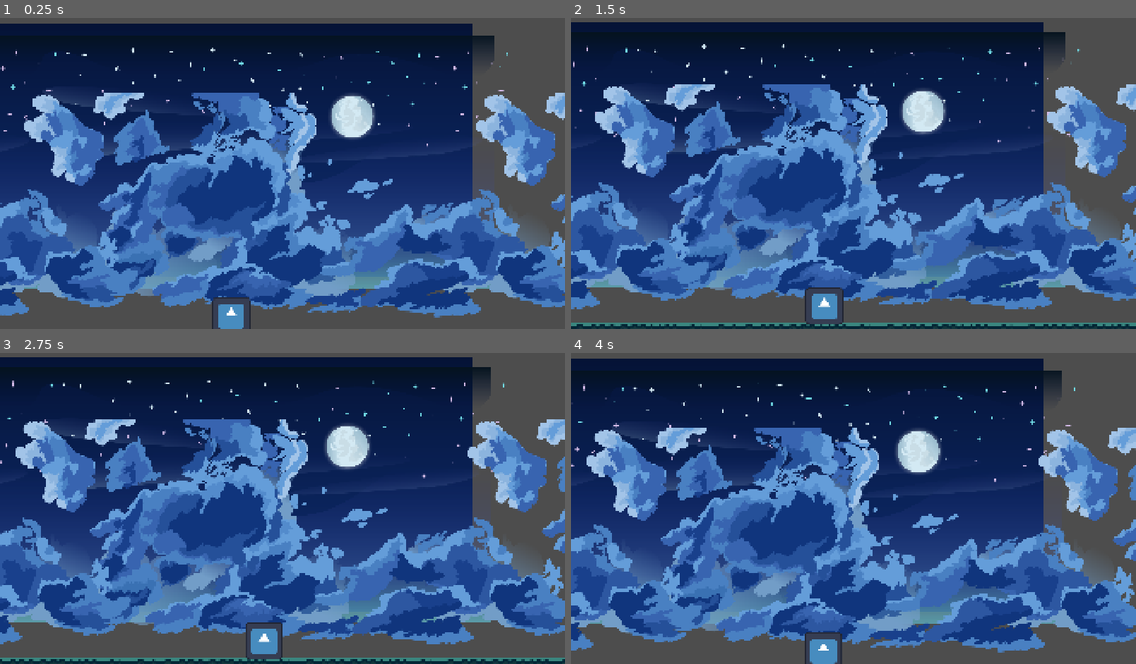
Above: before the commit, frames 1-4 (two rows, left to right).
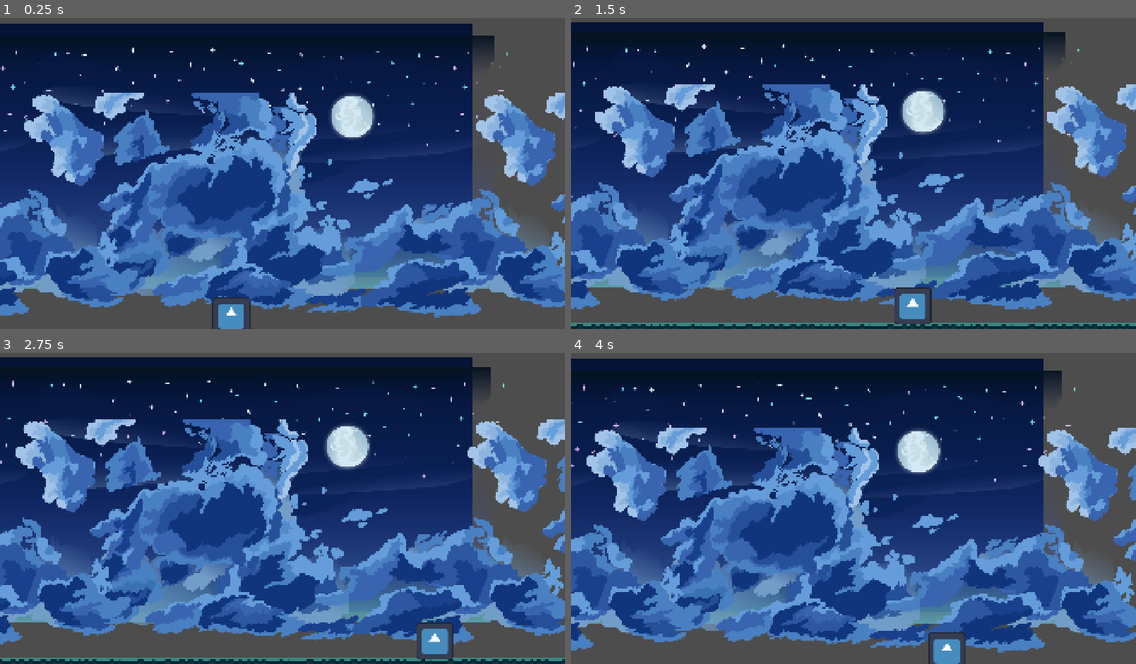
Above: after the commit, the same moments.

Repository: huxiaoou/hus-rpg-alpha
Game: Godot game, scene res://scenes/main.tscn
The game is run twice, just before and just after one commit, with the same random seed, the same clock (stepped at 60 frames per second) and the same inputs. The engine's default icon, where the game draws it, is replaced by a stand-in: a white triangle on a blue panel in a dark square.
Inputs:
- Up to frame 1 (0.25 s): no input
- Up to frame 2 (1.5 s): tap Enter at 0.5 s; hold Right (ui_right) 0.53-1.28 s; tap S (camera_mov_down) at 0.6 s; hold Down (ui_down) from 1.28 s (still down); tap A (camera_mov_left) at 1.35 s
- Up to frame 3 (2.75 s): tap Space at 2 s; release Down (ui_down) at 2.03 s; hold Right (ui_right) from 2.03 s (still down); tap D (camera_mov_right) at 2.1 s
- Up to frame 4 (4 s): release Right (ui_right) at 2.78 s; hold Up (ui_up) 2.78-3.53 s; tap W (camera_mov_up) at 2.85 s; tap Enter at 3.5 s; hold Left (ui_left) from 3.53 s (still down); tap I at 3.6 s

The runs differ from the first frame. In frame 1, less than 0.1% of the frame differs, in the area x 25-44%, y 24-49%; in frame 2, 1.2%; in frame 3, 1.2%; in frame 4, 1.2%, in the area x 25-70%, y 27-100%.

Commit message:
Fix a bug where texture in parallax background pops in

Diff:
--- a/scenes/backgrounds/bg_parallax.tscn
+++ b/scenes/backgrounds/bg_parallax.tscn
@@ -72,14 +72,20 @@
 motion_mirroring = Vector2(1536, 0)
 
 [node name="Sprite2D" type="Sprite2D" parent="ParallaxBackground/ParallaxLayer6"]
+texture_repeat = 2
 scale = Vector2(0.8, 0.8)
 texture = ExtResource("7_v3dy7")
 centered = false
+region_enabled = true
+region_rect = Rect2(0, 0, 2400, 1080)
 
 [node name="ParallaxLayer7" type="ParallaxLayer" parent="ParallaxBackground"]
 motion_mirroring = Vector2(1536, 0)
 
 [node name="Sprite2D" type="Sprite2D" parent="ParallaxBackground/ParallaxLayer7"]
+texture_repeat = 2
 scale = Vector2(0.8, 0.8)
 texture = ExtResource("8_0sm4h")
 centered = false
+region_enabled = true
+region_rect = Rect2(0, 0, 2400, 1080)
--- a/scenes/unit_test.gd
+++ b/scenes/unit_test.gd
@@ -2,7 +2,7 @@
 
 class_name UnitTest
 
-var speed: float = 100
+var speed: float = 500
 var direction_move: Vector2 = Vector2.ZERO
 
 
